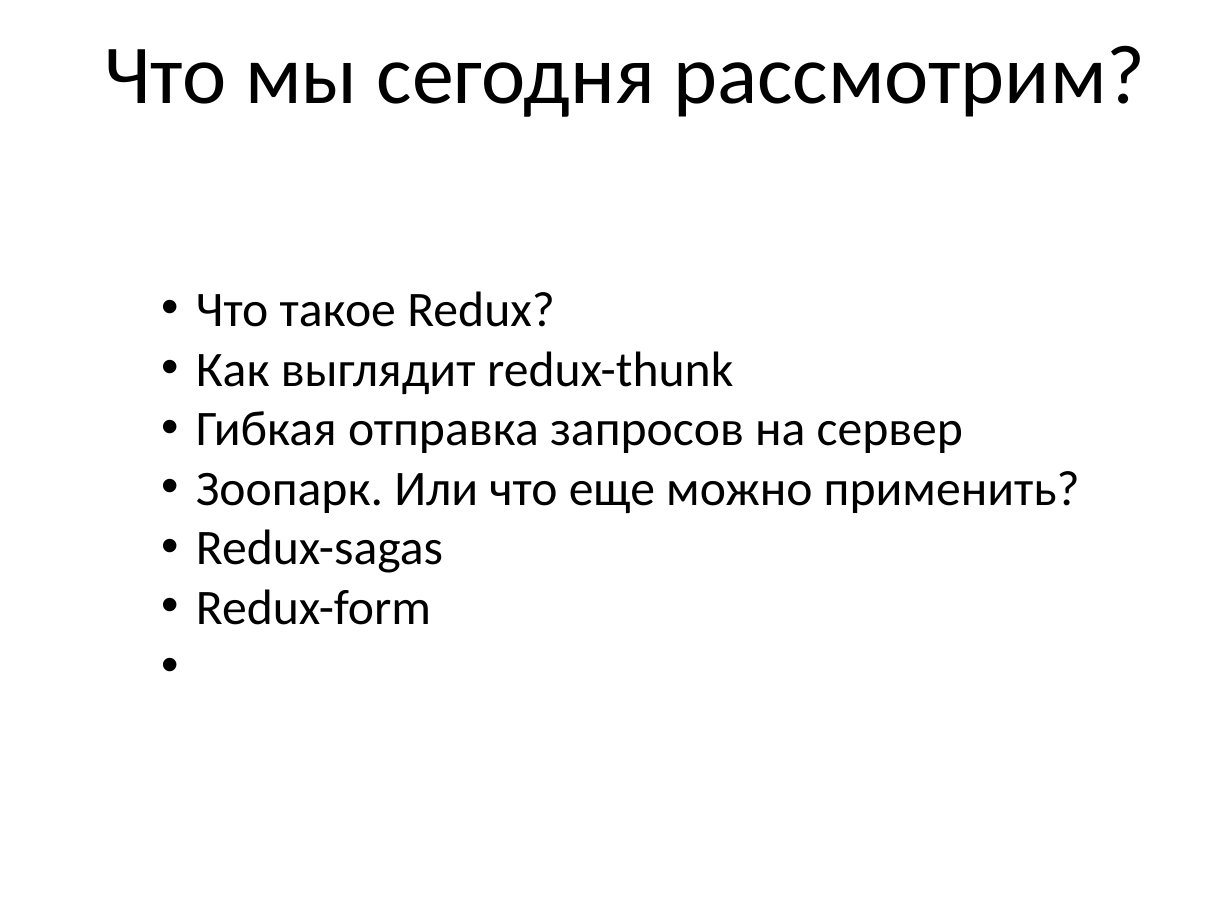
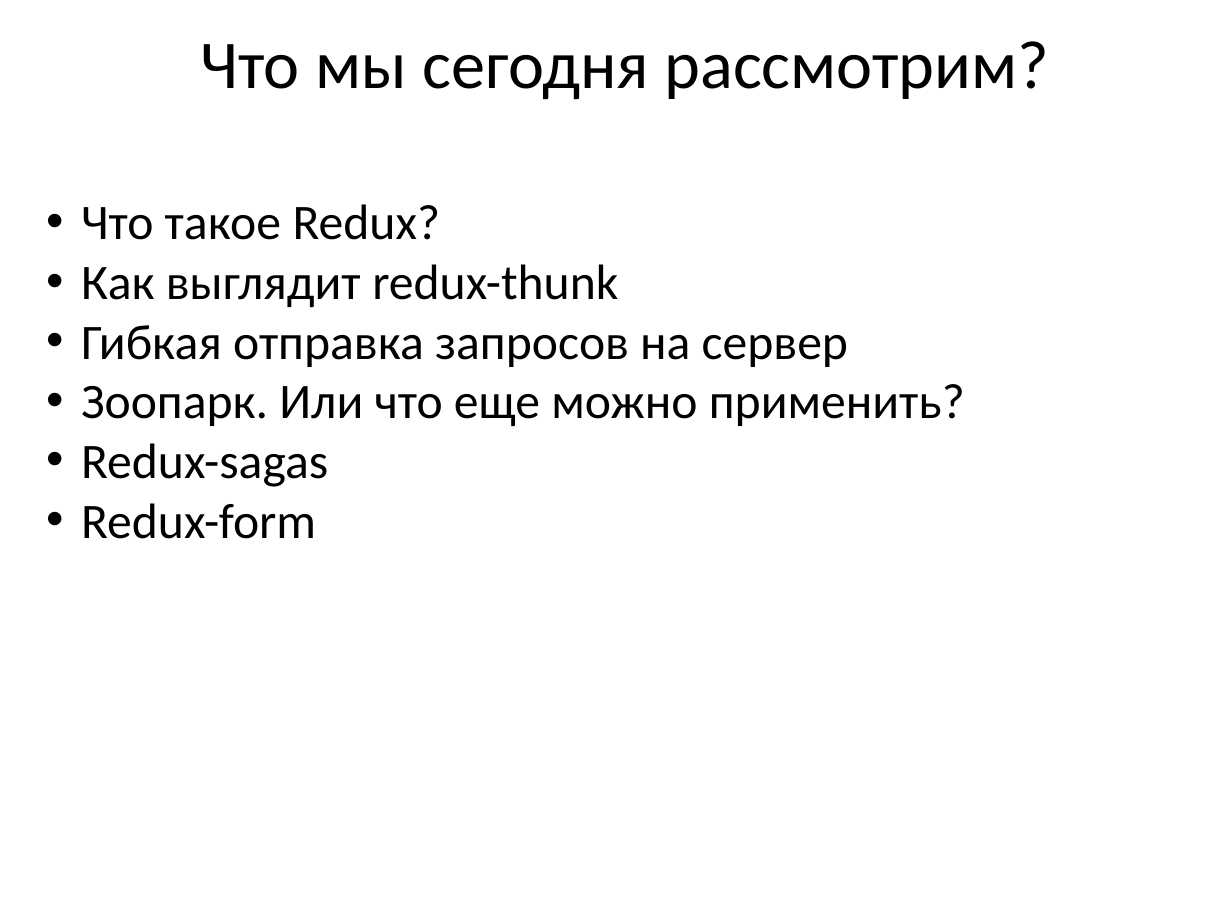
Before and after one commit to Avramenko-Vitaliy/react-redux-samples, a slide deck: slide 2 of presentation.odp. Drawn at 1232x924 pixels with LibreOffice and Linux fonts; fonts in the diff are those of the drawing. Boxes give left, top, right and bottom in pixels: in the first picture for what was removed or moved away, otherwise in the second. Text is boxed around its words. In the diff, an @@ line names an element or a change of style, - is before the commit and + after.

Commit message:
presentation

```diff
--- a/presentation.odp
+++ b/presentation.odp
@@ free "Что мы сегодня рассмотрим?": place and size @@
-free "Что мы сегодня рассмотрим?" at bbox=[93, 15, 1158, 126]
+free "Что мы сегодня рассмотрим?" at bbox=[189, 15, 1062, 107]
@@ free "Что мы сегодня рассмотрим?" at bbox=[189, 15, 1062, 107]: size 54 to 44 pt @@
@@ text "Что такое Redux?": place and size @@
-text "Что такое Redux?" at bbox=[196, 291, 1080, 625]
+text "Что такое Redux?" at bbox=[81, 204, 965, 539]
```
Also in this commit, not shown: 2 other slides changed, 3 slides added, 3 other files.
